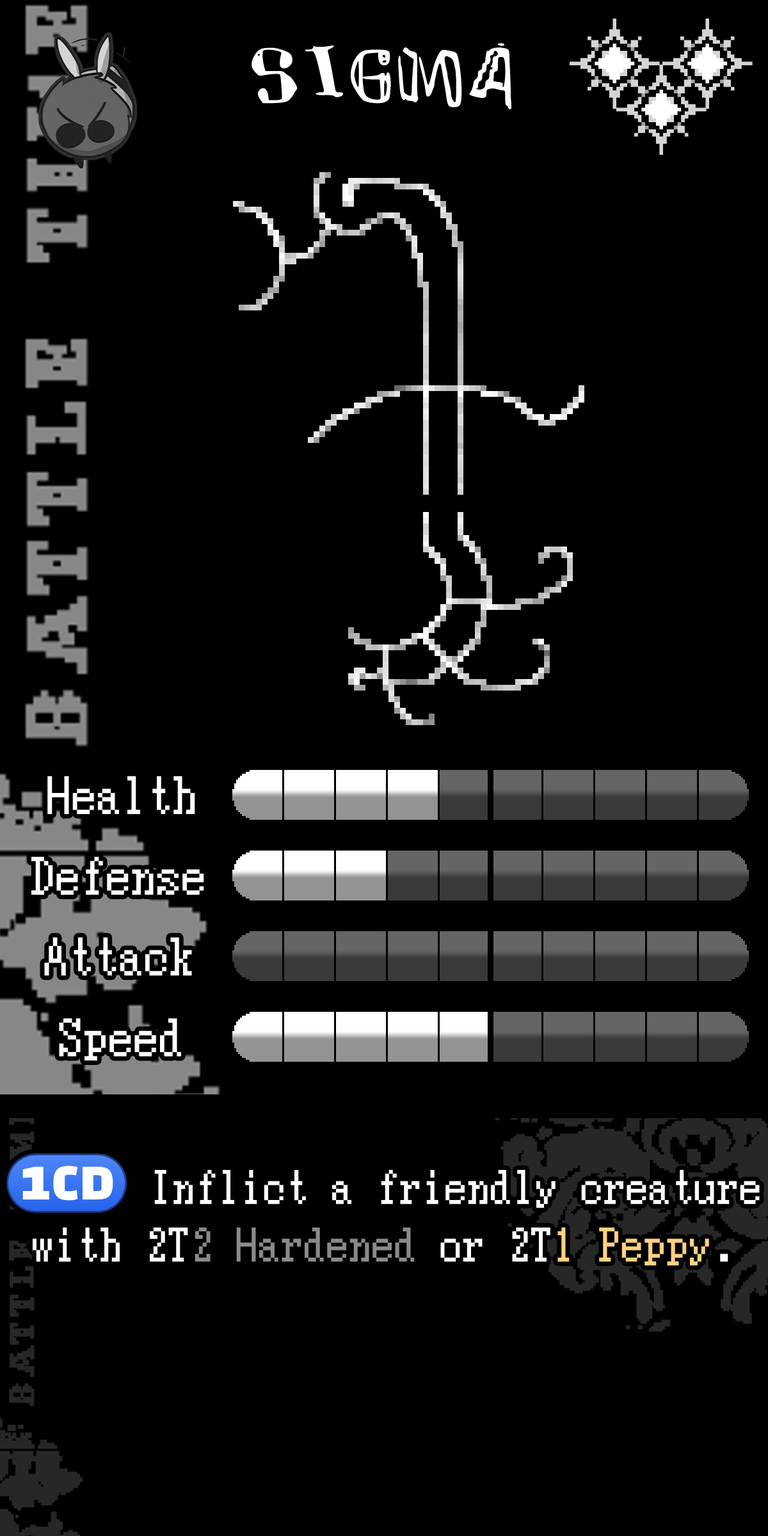
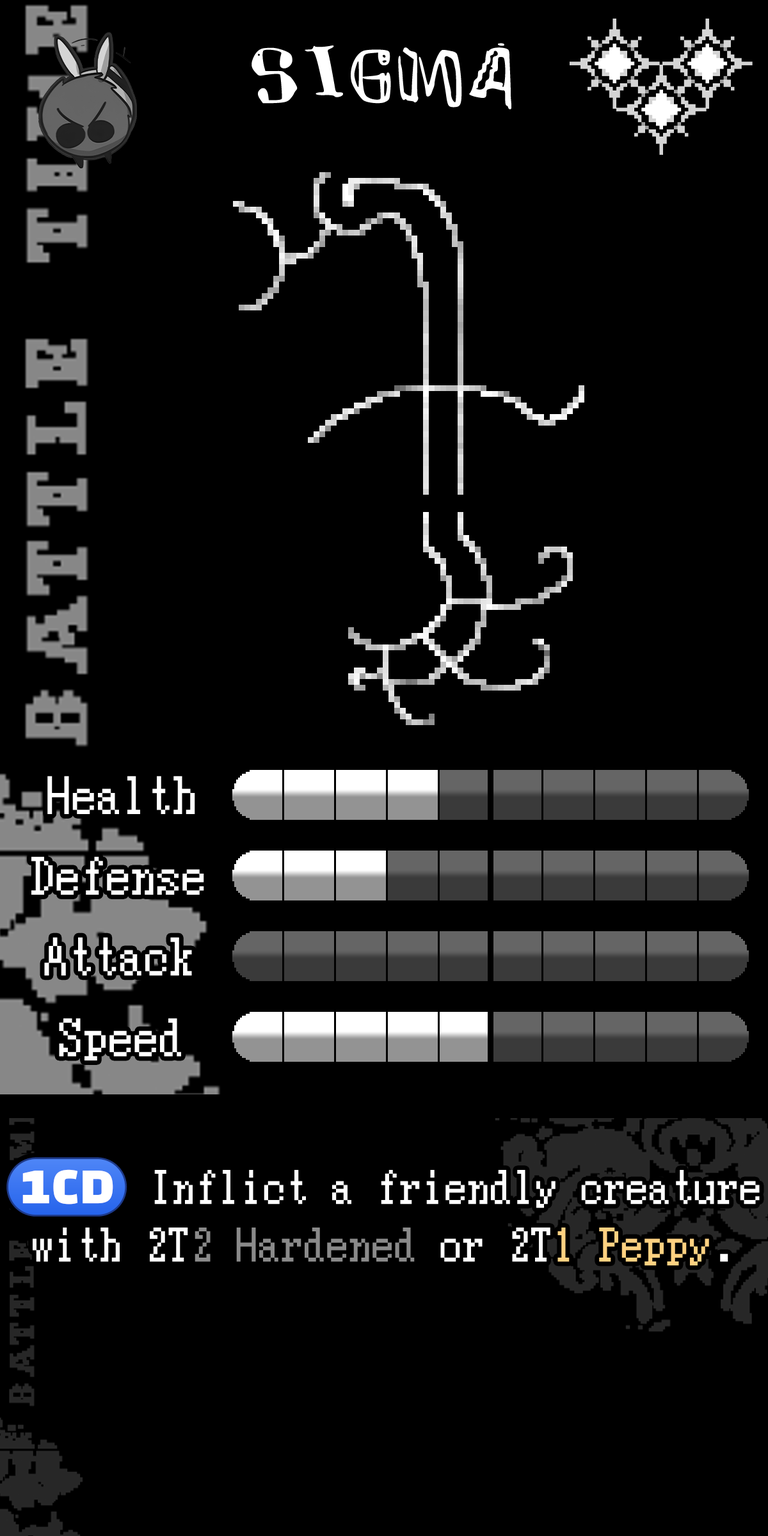
Before/after of a w=768, h=1536 layered artwork. What changed in the layer stack:
painted on "Ability" over [6, 1153, 128, 1217]
